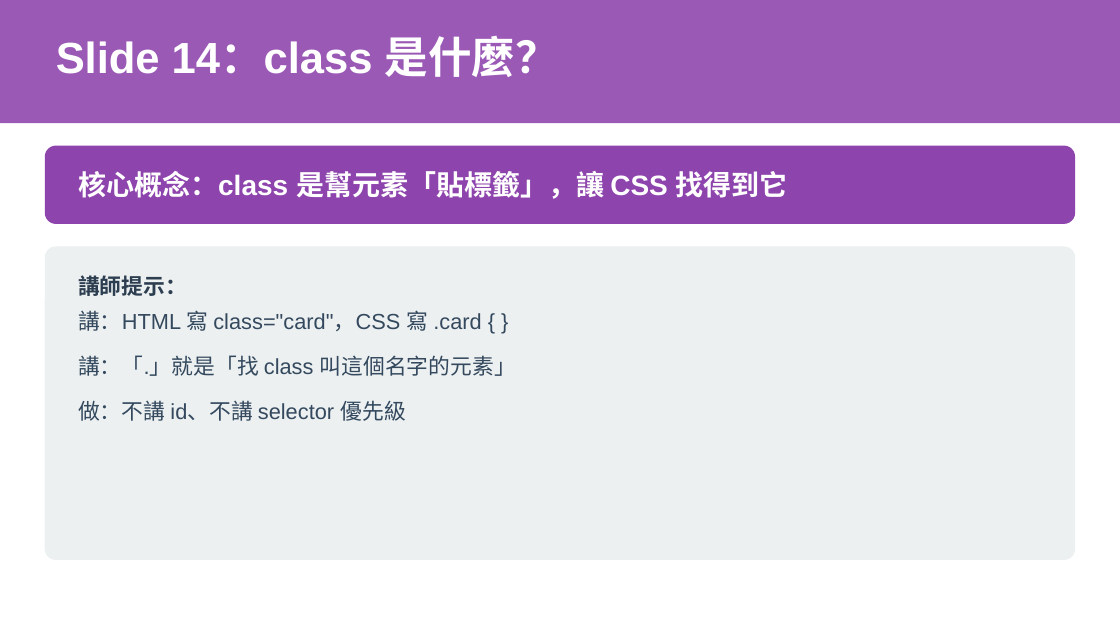
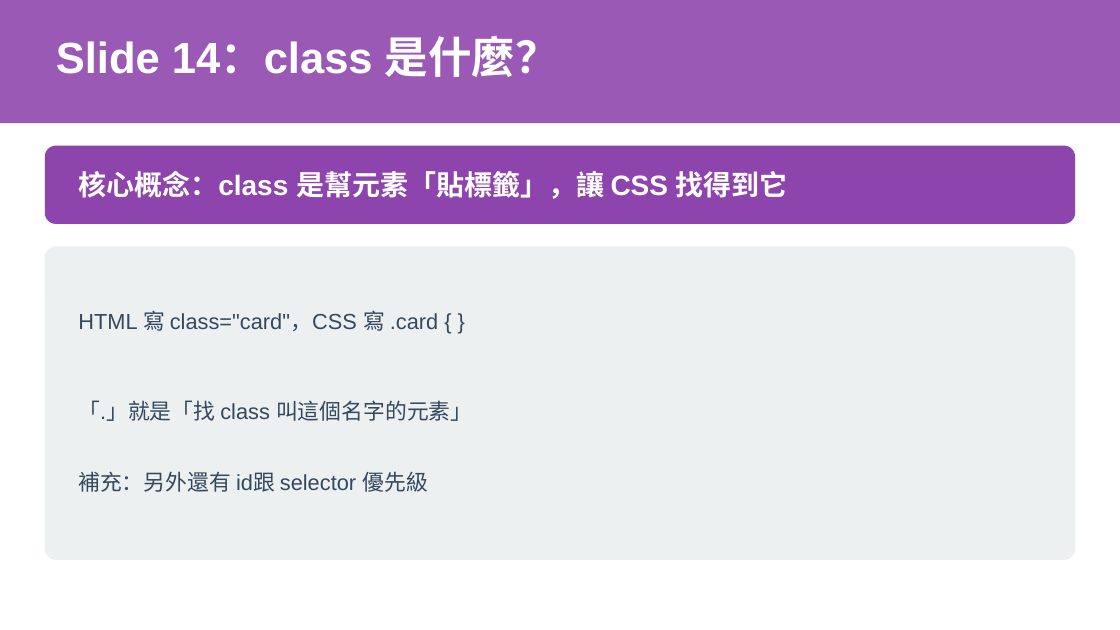
Before and after one commit to jonesandjay123/VibeCoding_Workshop, a slide deck: slide 15 of VibeCoding_TrainingDeck.pptx. Drawn at 1120x630 pixels with LibreOffice and Linux fonts; fonts in the diff are those of the drawing. Boxes give left, top, right and bottom in pixels: in the first picture for what was removed or moved away, otherwise in the second. Text is boxed around its words. In the diff, an @@ line names an element or a change of style, - is before the commit and + after.

```diff
--- a/VibeCoding_TrainingDeck.pptx
+++ b/VibeCoding_TrainingDeck.pptx
@@ text removed at [78,275,187,296] @@
-講師提示：
@@ text at [78,310,472,492]: text changed @@
-講：HTML 寫 class="card"，CSS 寫 .card { }
-講：「.」就是「找 class 叫這個名字的元素」
-做：不講 id、不講 selector 優先級
+HTML 寫 class="card"，CSS 寫 .card { }
+「.」就是「找 class 叫這個名字的元素」
+補充：另外還有 id跟 selector 優先級
```
Also in this commit, not shown: 23 other slides changed, 1 slide added, 1 slide removed, 43 other files.
